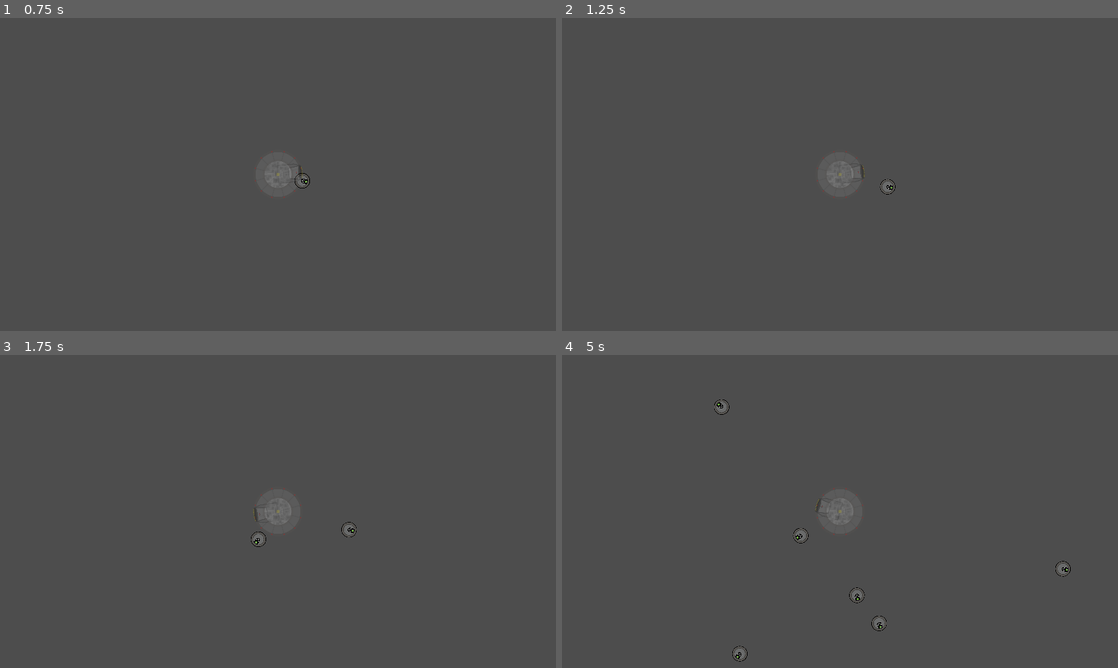
Above: before the commit, frames 1-4 (two rows, left to right).
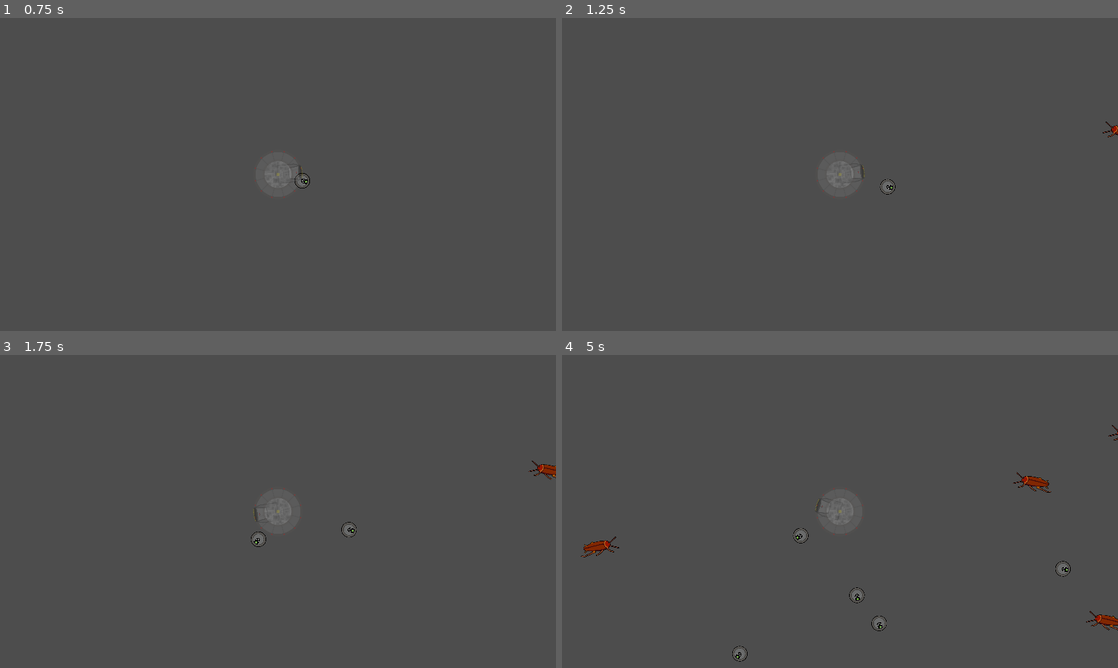
Above: after the commit, the same moments.

Repository: PlainOldNoah/DroneDeployer
Game: Godot game, scene res://main.tscn
Same seed, same stepped clock (60 frames per second), same inputs: the game is played once before the commit and once after it.
Inputs (mouse positions are in pixels of both pictures, inside the frame that each line leads up to):
- Up to frame 1 (0.75 s): tap Enter at 0.5 s; move the mouse to (400, 158) at 0.52 s; press the mouse at (400, 158) at 0.53 s
- Up to frame 2 (1.25 s): no input
- Up to frame 3 (1.75 s): move the mouse to (166, 527) at 1.27 s; release the mouse at (166, 527) at 1.28 s; click (166, 527) at 1.35 s
- Up to frame 4 (5 s): move the mouse to (895, 442) at 2.02 s; press the mouse at (895, 442) at 2.03 s; move the mouse to (812, 574) at 2.77 s; release the mouse at (812, 574) at 2.78 s; click (812, 574) at 2.85 s; move the mouse to (1006, 558) at 3.52 s; press the mouse at (1006, 558) at 3.53 s; move the mouse to (673, 464) at 4.27 s; release the mouse at (673, 464) at 4.28 s; click (673, 464) at 4.35 s

Frame 1 is identical in both runs. In frame 2, less than 0.1% of the frame differs, in the area x 97-100%, y 33-39%; in frame 3, 0.1%; in frame 4, 0.6%, in the area x 3-100%, y 14-88%.

Commit message:
Enemies can now be defeated, bare bones func

Diff:
--- a/Drone Deployer/drone_core/drone.gd
+++ b/Drone Deployer/drone_core/drone.gd
@@ -10,18 +10,19 @@
 
 var stats:Dictionary = {
 	"max_speed":100.0,
-	"speed":100.0
+	"speed":100.0,
+	"damage":1,
 }
 
-var bounces:int = 1
+var bounces:int = 1 # Number of times to be knocked back before bouncing
 
-var collectable:bool = false
-var home_pos:Vector2 = Vector2.ZERO
+var collectable:bool = false # Can be picked up by DDCC
+var home_pos:Vector2 = Vector2.ZERO # At low battery, return point
 
 var acceleration:float = 2
 var do_knockback:bool = false
 var kb_resist:float = 1
-var kb_min_speed:float = stats.max_speed / 2.0
+var kb_min_speed:float = stats.max_speed / 4.0
 
 
 func _ready():
@@ -37,6 +38,7 @@
 func handle_movement(delta):
 	if do_knockback:
 		stats.speed = lerpf(stats.speed, 0.0, kb_resist*delta)
+
 		if int(stats.speed) <= kb_min_speed:
 			do_knockback = false
 			bounces -= 1
@@ -54,8 +56,9 @@
 
 # Puts the drone into knockback mode and reverses the velocity
 func activate_knockback():
-	do_knockback = true
-	set_velocity_from_vector(-velocity)
+	if not do_knockback:
+		do_knockback = true
+		set_velocity_from_vector(-velocity)
 
 
 # ===== STATE MACHINE =====
@@ -165,3 +168,13 @@
 # Sets the home position
 func set_home(home:Node):
 	home_pos = home.get_global_position()
+
+
+func _on_scanner_area_entered(area):
+	if area.is_in_group("enemy"):
+		if area.get_health() > stats.damage:
+			stats.speed = stats.max_speed # TEMP FIX
+			activate_knockback()
+			area.take_hit(stats.damage)
+		else:
+			area.take_hit(stats.damage)
--- a/Drone Deployer/drone_core/drone.tscn
+++ b/Drone Deployer/drone_core/drone.tscn
@@ -1,10 +1,13 @@
-[gd_scene load_steps=4 format=3 uid="uid://cgx8q1e8vwntn"]
+[gd_scene load_steps=5 format=3 uid="uid://cgx8q1e8vwntn"]
 
 [ext_resource type="Script" path="res://drone_core/drone.gd" id="1_rtv2x"]
 [ext_resource type="Texture2D" uid="uid://cy1vdsb4r5r5b" path="res://assets/visual/drone_x128.png" id="2_a3kkh"]
 
 [sub_resource type="CircleShape2D" id="CircleShape2D_3xr3n"]
 radius = 64.0
+
+[sub_resource type="CircleShape2D" id="CircleShape2D_txlfk"]
+radius = 64.1249
 
 [node name="Drone" type="CharacterBody2D"]
 scale = Vector2(0.25, 0.25)
@@ -15,4 +18,15 @@
 texture = ExtResource("2_a3kkh")
 
 [node name="CollisionShape2D" type="CollisionShape2D" parent="."]
+visible = false
 shape = SubResource("CircleShape2D_3xr3n")
+
+[node name="Scanner" type="Area2D" parent="."]
+collision_layer = 0
+collision_mask = 4
+
+[node name="CollisionShape2D" type="CollisionShape2D" parent="Scanner"]
+shape = SubResource("CircleShape2D_txlfk")
+debug_color = Color(0.552941, 0.564706, 0, 0.235294)
+
+[connection signal="area_entered" from="Scanner" to="." method="_on_scanner_area_entered"]
--- a/Drone Deployer/enemies/base_enemy.gd
+++ b/Drone Deployer/enemies/base_enemy.gd
@@ -2,7 +2,8 @@
 
 var stats:Dictionary = {
 	"speed":0,
-	"max_hp":0
+	"max_hp":0,
+	"health":0,
 }
 
 var velocity:Vector2 = Vector2()
@@ -11,6 +12,7 @@
 
 func _ready():
 	add_to_group("enemy")
+	stats.health = stats.max_hp
 
 
 func _physics_process(delta):
@@ -46,3 +48,14 @@
 func change_facing_direction():
 	if velocity.x < 1:
 		apply_scale(Vector2(-1,1))
+
+
+func get_health():
+	return stats.health
+
+
+func take_hit(damage:int):
+	stats.health -= damage
+	if stats.health <= 0:
+		print("DEAD")
+		queue_free()
--- a/Drone Deployer/enemies/roach.gd
+++ b/Drone Deployer/enemies/roach.gd
@@ -2,10 +2,14 @@
 
 var roach_stats:Dictionary = {
 	"speed":50,
-	"max_hp":1
+	"max_hp":1,
+	"health":0,
 }
 
 
 func _ready():
 	stats = roach_stats
+
+	stats.max_hp = randi_range(1,2)
+
 	super._ready()
--- a/Drone Deployer/ui/gameboard.tscn
+++ b/Drone Deployer/ui/gameboard.tscn
@@ -64,5 +64,6 @@
 [node name="LevelObjects" type="Node2D" parent="."]
 
 [node name="EnemySpawnClock" type="Timer" parent="."]
+autostart = true
 
 [connection signal="timeout" from="EnemySpawnClock" to="." method="_on_enemy_spawn_clock_timeout"]
